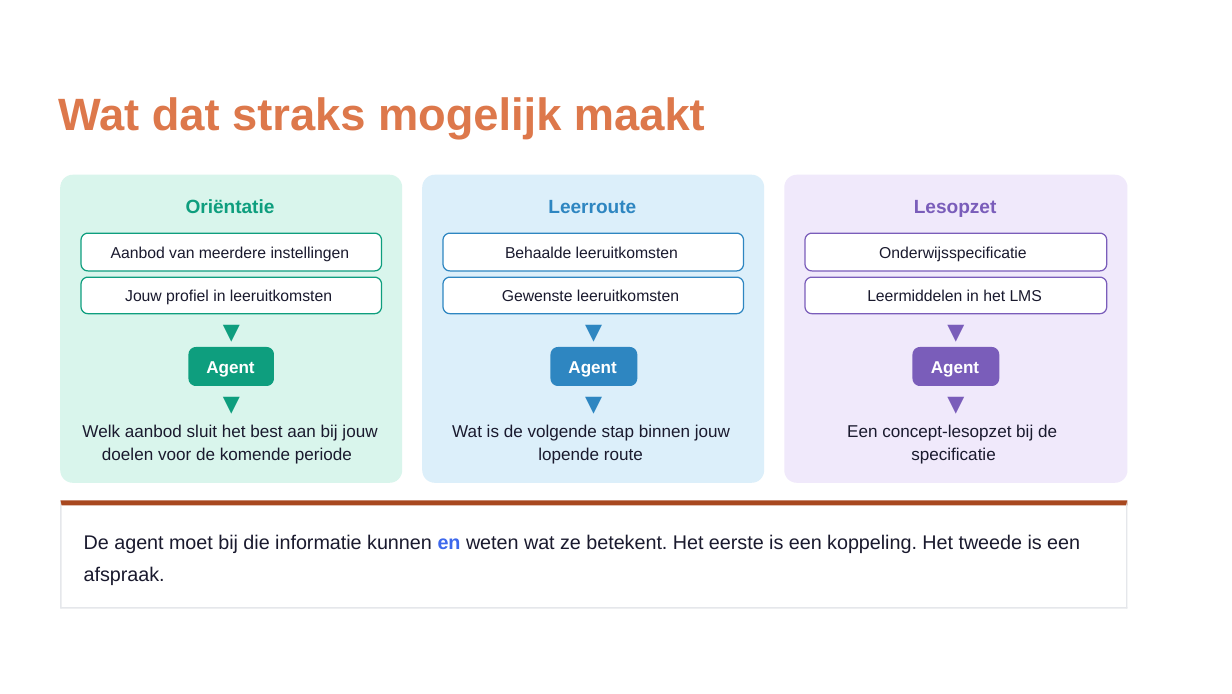
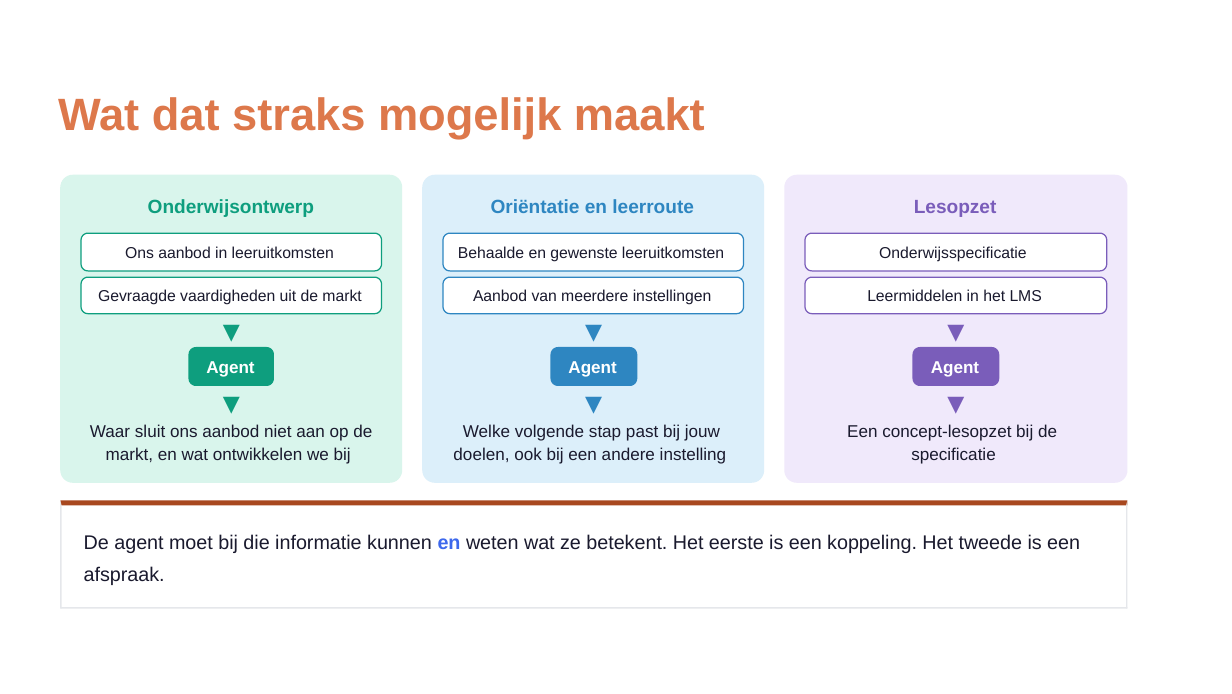
Before and after one commit to Npuls-OKx/meta, a slide deck: slide 15 of presentaties/export/260904_ai_houdbaarheid/260904_ai_houdbaarheid.pptx. Drawn at 1232x694 pixels with LibreOffice and Linux fonts; fonts in the diff are those of the drawing; background and template pictures are left out. Boxes give left, top, right and bottom in pixels: in the first picture for what was removed or moved away, otherwise in the second. Text is boxed around its words. In the diff, an @@ line names an element or a change of style, - is before the commit and + after.

Commit message:
Slide 15: onderwijsontwerp als eerste casus, orientatie bij leerroute
De ontwerpcasus is sterker dan orientatie los: ons aanbod in
leeruitkomsten naast de vaardigheden die de markt vraagt, zodat een
instelling ziet waar het aanbod niet aansluit en wat zij bijontwikkelt.

Orientatie en leerroute gaan samen in de tweede kaart: behaalde en
gewenste leeruitkomsten naast het aanbod van meerdere instellingen,
met de volgende stap als uitkomst.

Relateert aan: #212

```diff
--- a/presentaties/export/260904_ai_houdbaarheid/260904_ai_houdbaarheid.pptx
+++ b/presentaties/export/260904_ai_houdbaarheid/260904_ai_houdbaarheid.pptx
@@ text at (x1=148, y1=199, x2=314, y2=217): text changed @@
-Oriëntatie
+Onderwijsontwerp
@@ text at (x1=491, y1=199, x2=694, y2=213): text changed @@
-Leerroute
+Oriëntatie en leerroute
@@ text at (x1=125, y1=246, x2=334, y2=258): text changed @@
-Aanbod van meerdere instellingen
+Ons aanbod in leeruitkomsten
@@ text at (x1=458, y1=246, x2=724, y2=262): text changed @@
-Behaalde leeruitkomsten
+Behaalde en gewenste leeruitkomsten
@@ text at (x1=98, y1=289, x2=361, y2=305): text changed @@
-Jouw proﬁel in leeruitkomsten
+Gevraagde vaardigheden uit de markt
@@ text at (x1=473, y1=289, x2=712, y2=305): text changed @@
-Gewenste leeruitkomsten
+Aanbod van meerdere instellingen
@@ text at (x1=90, y1=424, x2=372, y2=441): text changed @@
-Welk aanbod sluit het best aan bij jouw
+Waar sluit ons aanbod niet aan op de
@@ text at (x1=106, y1=447, x2=351, y2=464): text changed @@
-doelen voor de komende periode
+markt, en wat ontwikkelen we bij
@@ text at (x1=453, y1=447, x2=727, y2=464): text changed @@
-lopende route
+doelen, ook bij een andere instelling
@@ text at (x1=463, y1=424, x2=720, y2=441): text changed @@
-Wat is de volgende stap binnen jouw
+Welke volgende stap past bij jouw
```
Also in this commit, not shown: 2 other files.
